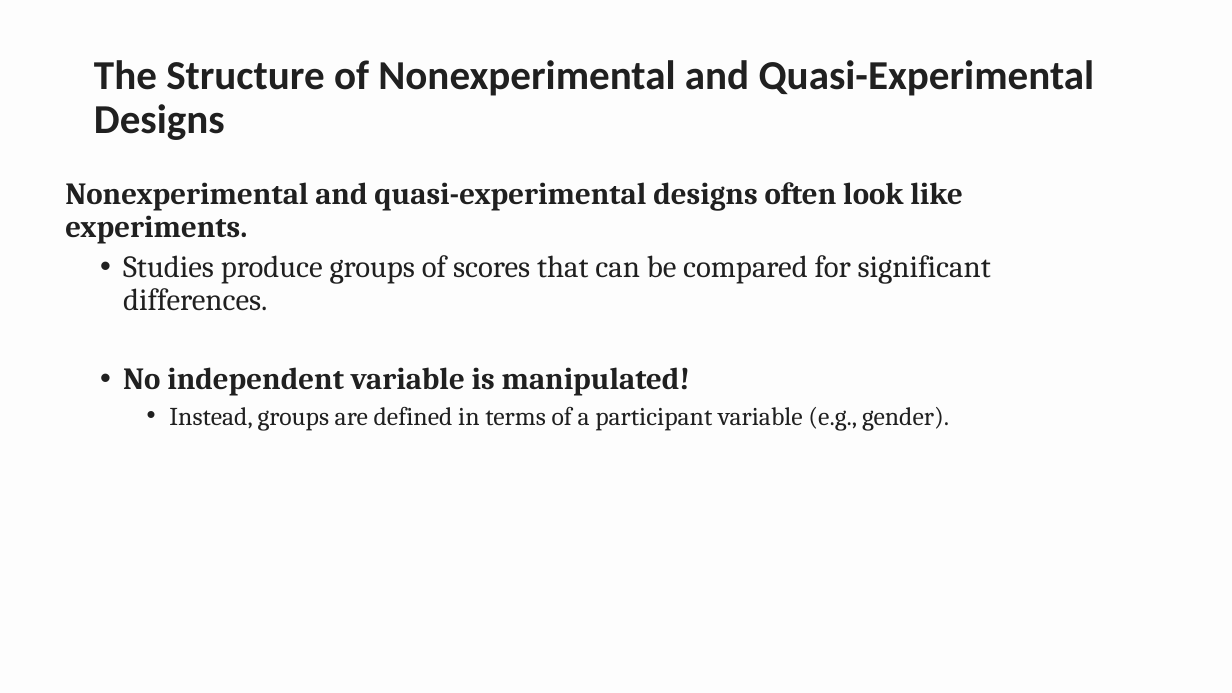
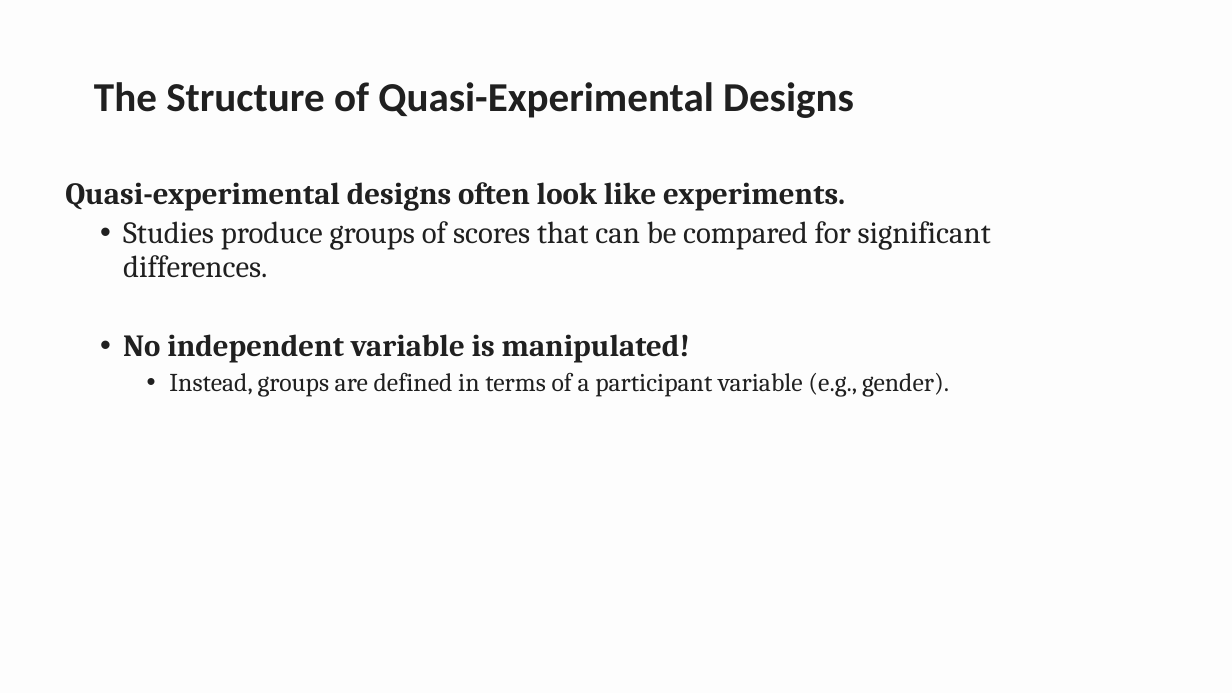
Before and after one commit to npm27/Teaching-Materials, a slide deck: slide 8 of Research Methods/Spring 26/Slides/13 Chapter 13.pptx. Drawn at 1232x693 pixels with LibreOffice and Linux fonts; fonts in the diff are those of the drawing. Boxes give left, top, right and bottom in pixels: in the first picture for what was removed or moved away, otherwise in the second. Text is boxed around its words. In the diff, an @@ line names an element or a change of style, - is before the commit and + after.

```diff
--- a/Research Methods/Spring 26/Slides/13 Chapter 13.pptx
+++ b/Research Methods/Spring 26/Slides/13 Chapter 13.pptx
@@ title at [94, 82, 854, 118]: text changed @@
-The Structure of Nonexperimental and Quasi-Experimental Designs
+The Structure of Quasi-Experimental Designs
@@ text at [65, 182, 845, 211]: text changed @@
-Nonexperimental and quasi-experimental designs often look like experiments.
+Quasi-experimental designs often look like experiments.
```
Also in this commit, not shown: 1 other slide changed.
